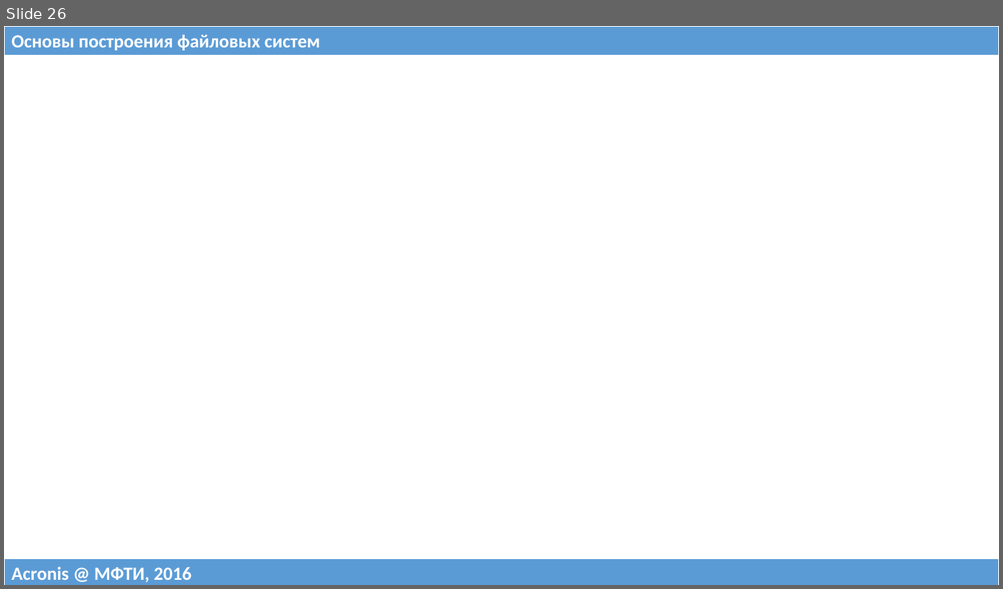
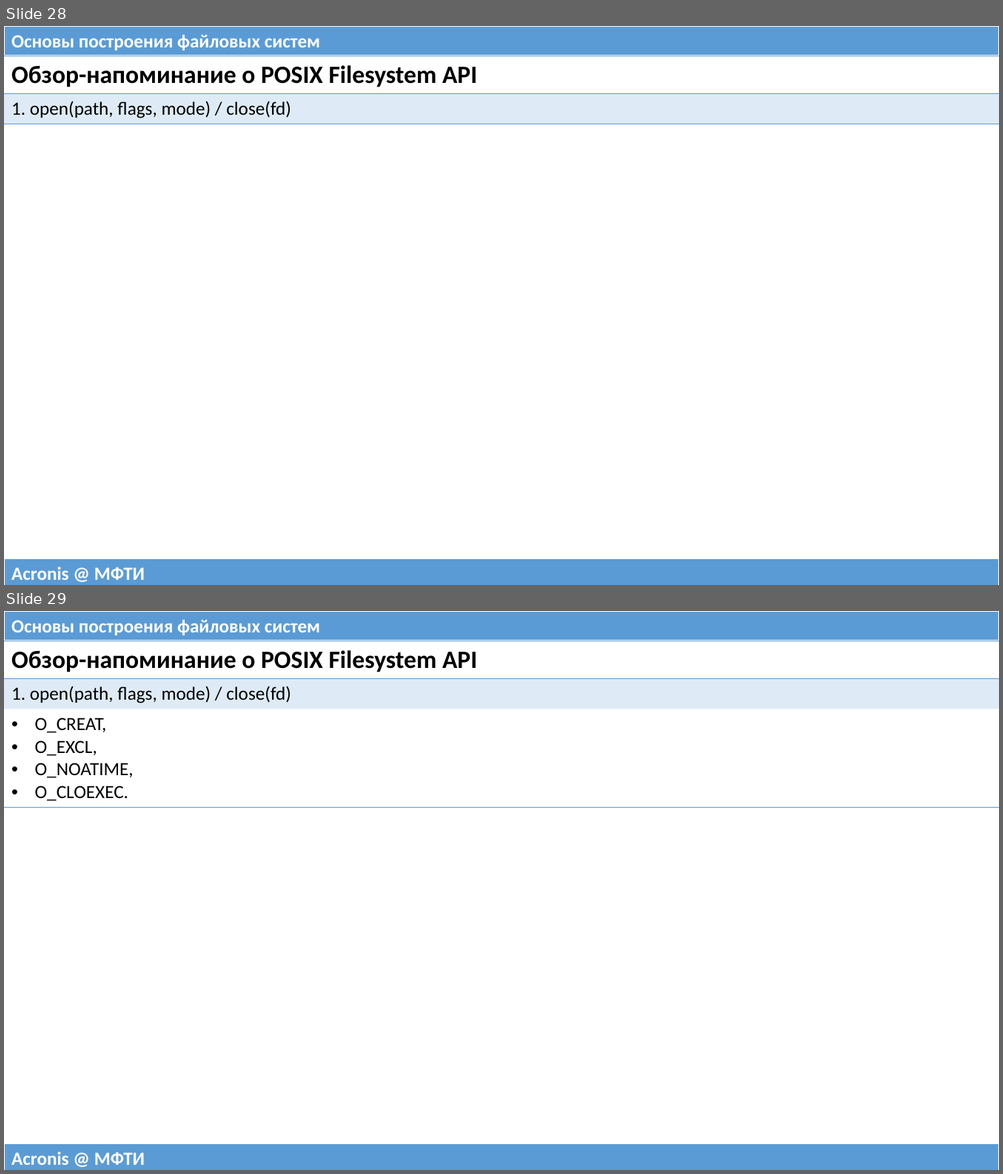
Before and after one commit to 75cc8545e7b021ed280ed0ef99fc7fc4/filesystems-101, a slide deck: talks/src/class00.pptx. Shown one above the other, each under a label of ours: slide 26 before the commit, slides 28 and 29 after it. The pictures are 1003x589 and 1003x1174 pixels, drawn with LibreOffice and Linux fonts; fonts in the diff are those of the drawing. Boxes give left, top, right and bottom in pixels: in the first picture for what was removed or moved away, otherwise in the second. Text is boxed around its words. In the diff, an @@ line names an element or a change of style, - is before the commit and + after.

```diff
--- a/talks/src/class00.pptx
+++ b/talks/src/class00.pptx
@@ slide 29 added at box(4, 611, 999, 1170), background #FFFFFF @@
@@ table added at box(4, 611, 999, 641), 1 rows, 1 columns @@
+Основы построения файловых систем
@@ table added at box(4, 641, 999, 806), 3 rows, 1 columns @@
+Обзор-напоминание о POSIX Filesystem API
+1. open(path, flags, mode) / close(fd)
+O_CREAT, / O_EXCL, / O_NOATIME, / O_CLOEXEC.
@@ table added at box(4, 1144, 999, 1170), 1 rows, 1 columns @@
+Acronis @ МФТИ
@@ what was slide 26 is now slide 28 @@
@@ slide 28 changed as well @@
@@ table added at box(4, 56, 999, 124), 2 rows, 1 columns @@
+Обзор-напоминание о POSIX Filesystem API
+1. open(path, flags, mode) / close(fd)
@@ table at box(4, 559, 999, 585) @@
-row 1, column 1: Acronis @ МФТИ, 2016
+row 1, column 1: Acronis @ МФТИ
```
Also in this commit, not shown: 26 other slides changed, 10 other slides added, 1 other file.
